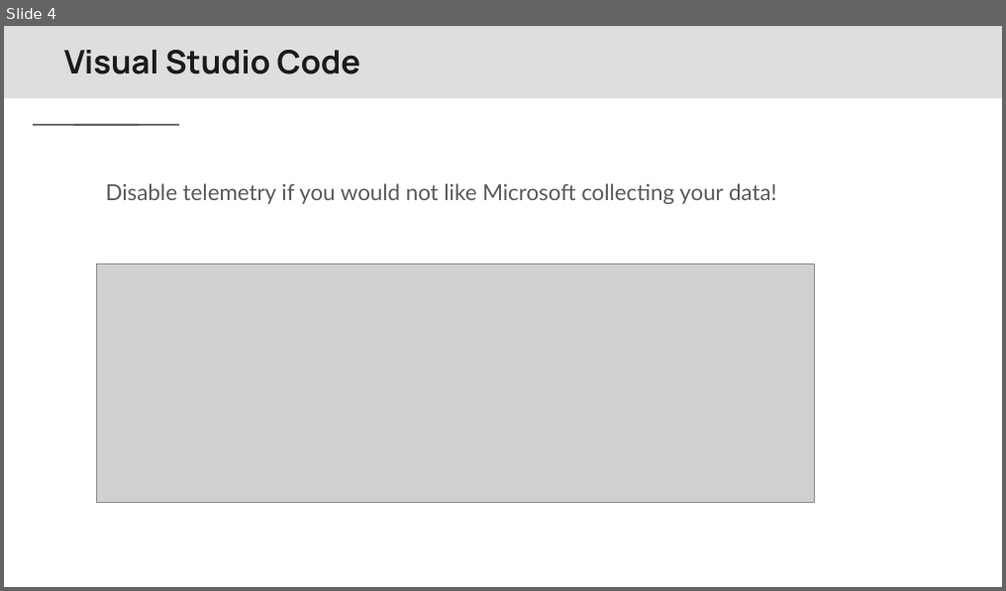
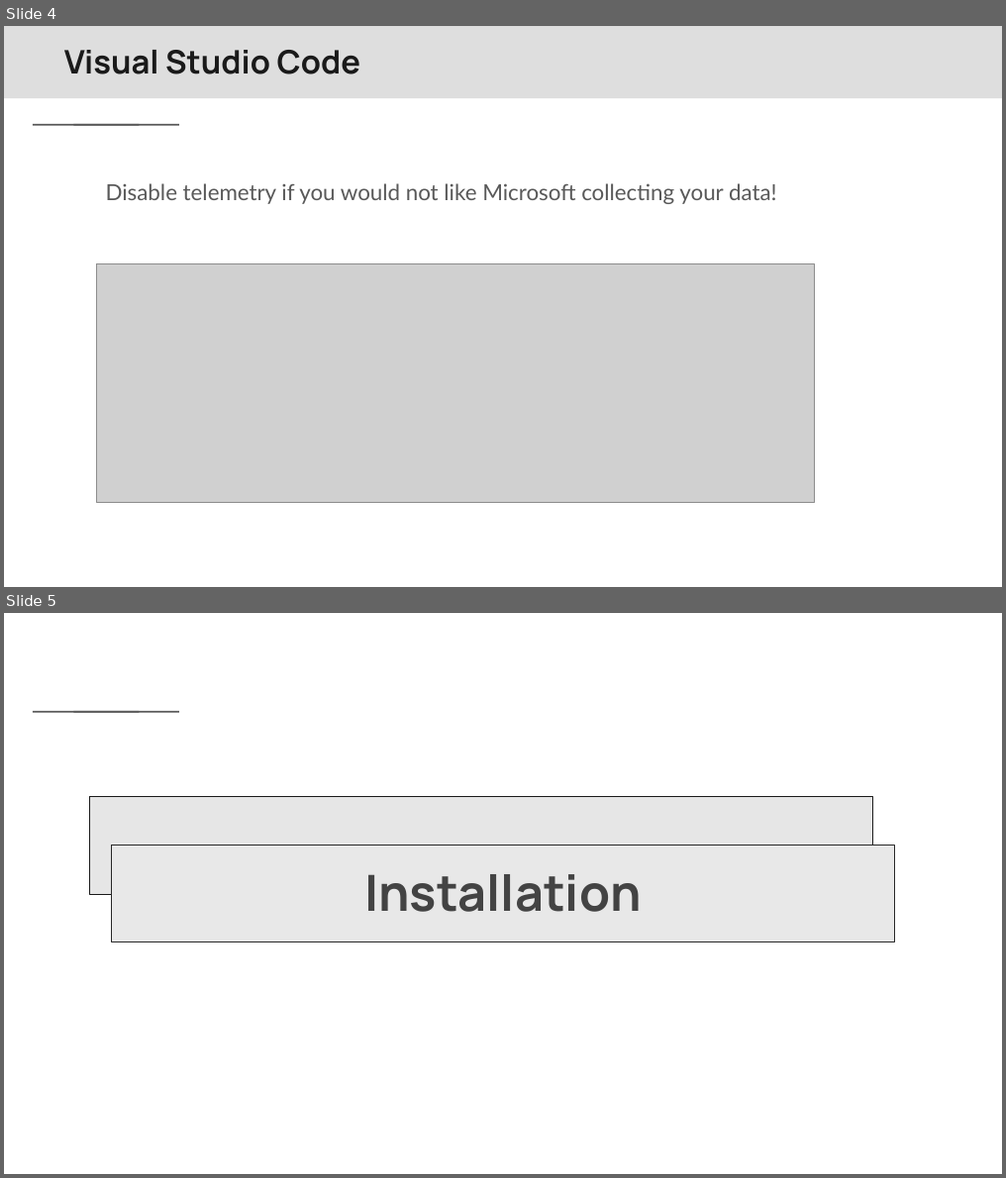
Before and after one commit to Center-for-Health-Data-Science/PythonTsunami, a slide deck: slides/Python Tsunami Local Installations vs code.pptx. Shown one above the other, each under a label of ours: slide 4 before the commit, slides 4 and 5 after it. The pictures are 1006x591 and 1006x1178 pixels, drawn with LibreOffice and Linux fonts; fonts in the diff are those of the drawing; grey boxes stand for pictures; background and template pictures are left out. Boxes give left, top, right and bottom in pixels: in the first picture for what was removed or moved away, otherwise in the second. Text is boxed around its words. In the diff, an @@ line names an element or a change of style, - is before the commit and + after.

Commit message:
installation slides update

```diff
--- a/slides/Python Tsunami Local Installations vs code.pptx
+++ b/slides/Python Tsunami Local Installations vs code.pptx
@@ slide 5 added at <box>4,613,1002,1174</box>, background picture (left out); not listed: 2 template elements that a slide beside it also shows @@
@@ rectangle added at <box>89,796,872,894</box>, fill #E6E6E6, outline #1A1A1A 0.75 pt @@
@@ rectangle added at <box>112,845,894,943</box>, fill #E8E8E8, outline #272727 1 pt @@
@@ title added at <box>364,874,642,912</box>, 36 pt, text #434343, bold @@
+Installation
```
Also in this commit, not shown: 9 slides changed, 3 other slides added, 1 other file.
